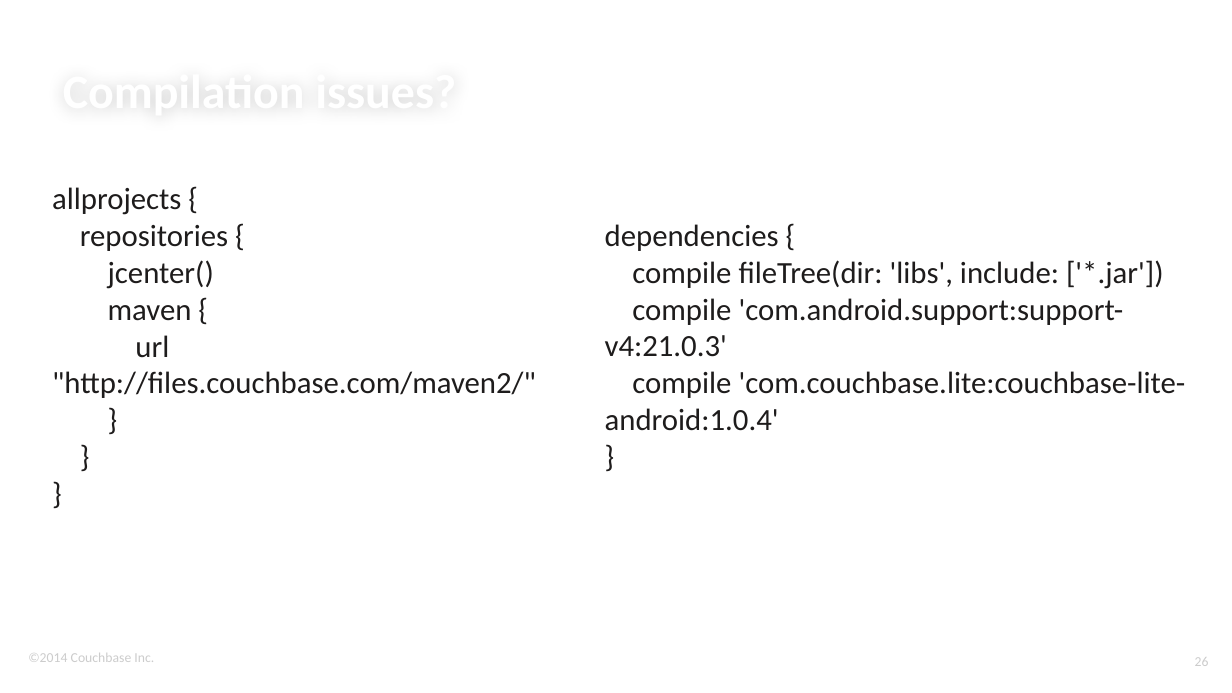
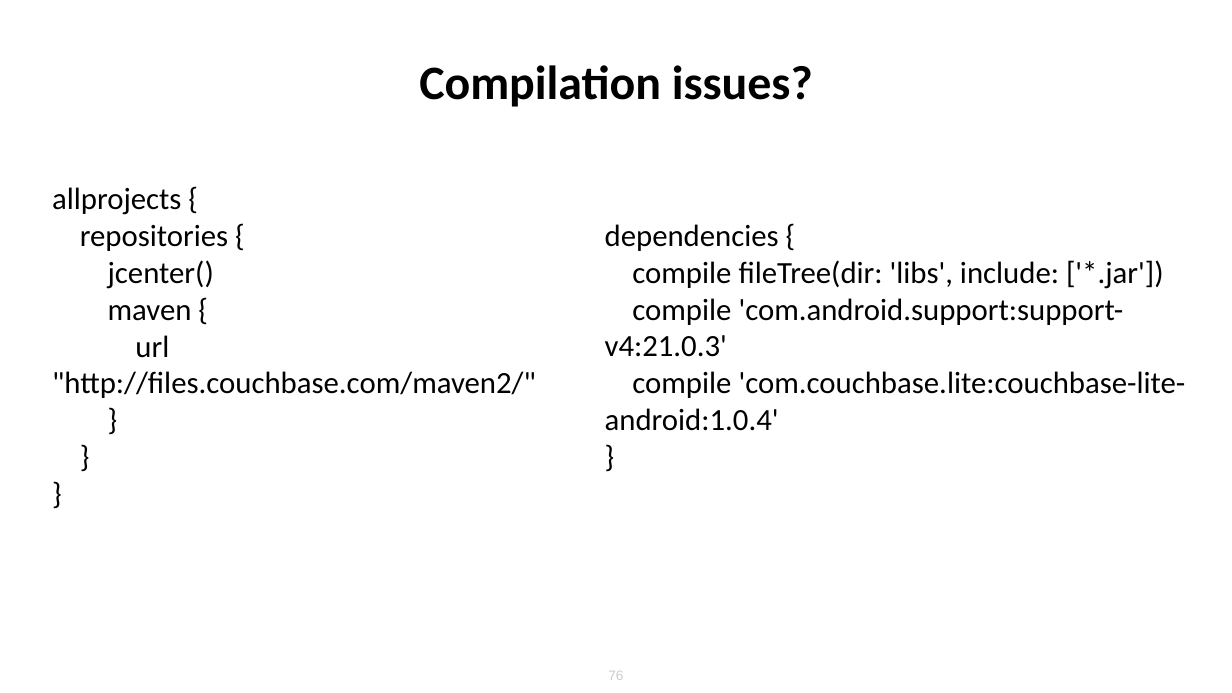
Before and after one commit to ldoguin/couchbase-mobile-android-workshop, a slide deck: slide 76 of AndroidWorkshopMasterDetailFlow.pptx (slide 26 before the commit). Drawn at 1232x693 pixels with LibreOffice and Linux fonts; fonts in the diff are those of the drawing; background and template pictures are left out. Boxes give left, top, right and bottom in pixels: in the first picture for what was removed or moved away, otherwise in the second. Text is boxed around its words. In the diff, an @@ line names an element or a change of style, - is before the commit and + after.

```diff
--- a/AndroidWorkshopMasterDetailFlow.pptx
+++ b/AndroidWorkshopMasterDetailFlow.pptx
@@ title "Compilation issues?": place and size @@
-title "Compilation issues?" at bbox=[63, 2, 1141, 118]
+title "Compilation issues?" at bbox=[419, 65, 813, 107]
@@ title "Compilation issues?" at bbox=[419, 65, 813, 107]: text colour #FFFFFF to #000000; alignment left to centre; vertical alignment bottom to middle @@
@@ text "allprojects {" at bbox=[52, 187, 536, 398]: text colour #1E1C1C to #000000 @@
@@ text "dependencies {" at bbox=[605, 224, 1186, 431]: text colour #1E1C1C to #000000 @@
@@ text removed at bbox=[28, 653, 154, 662] @@
-©2014 Couchbase Inc.
@@ page number removed at bbox=[1195, 657, 1209, 666] @@
-26
@@ page number added at bbox=[608, 671, 623, 680], 8 pt, text #CCCCCC @@
+76
```
Also in this commit, not shown: 27 other slides changed, 58 slides added, 8 slides removed.
